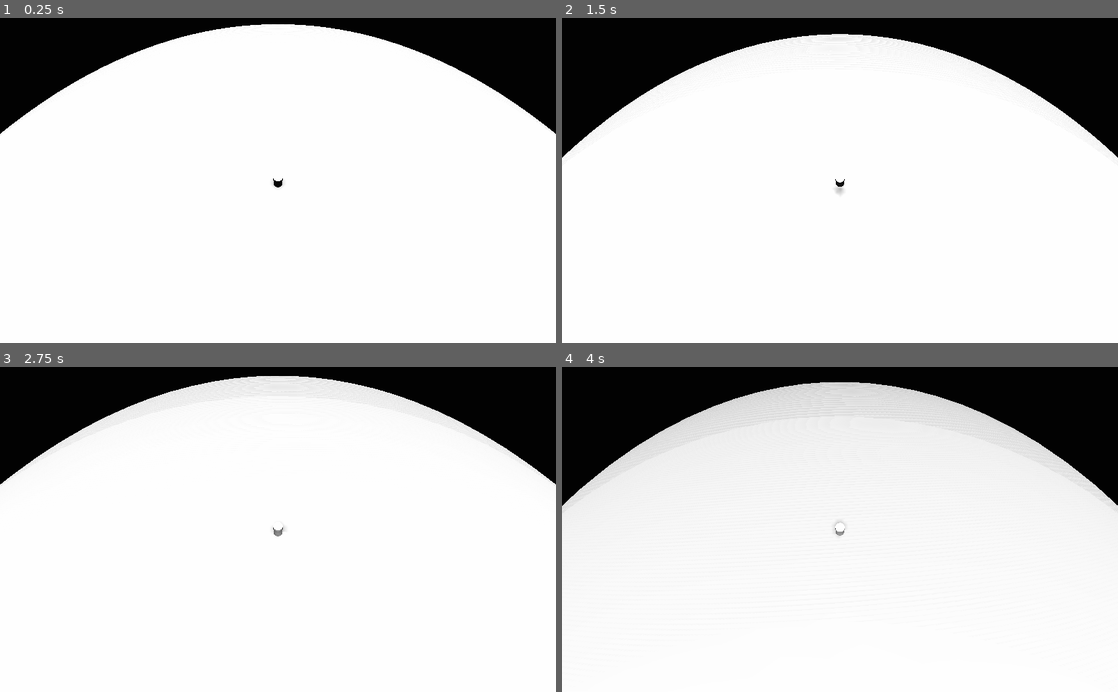
Above: before the commit, frames 1-4 (two rows, left to right).
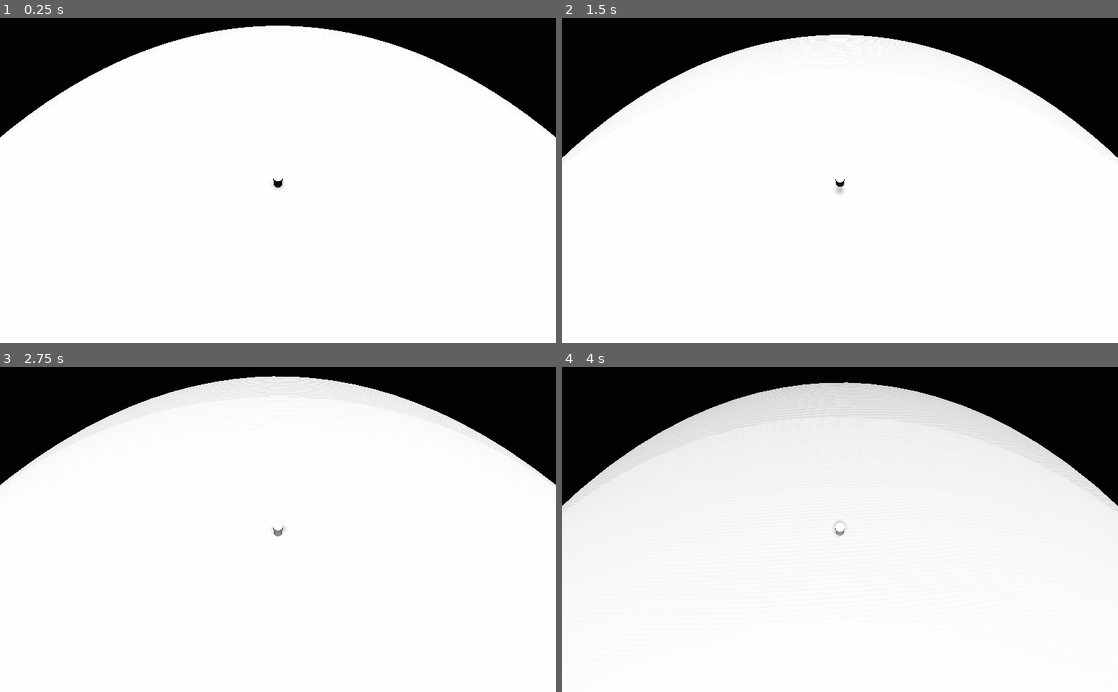
Above: after the commit, the same moments.

Repository: Ivorforce/Godot4-Custom-Gravity
Game: Godot game, scene res://scene/PlanetScene.tscn
Two runs of this game, one before a commit and one after it. Both use one fixed random seed, a clock stepped at 60 frames per second and the inputs below.
Inputs (mouse positions are in pixels of both pictures, inside the frame that each line leads up to):
- Up to frame 1 (0.25 s): no input
- Up to frame 2 (1.5 s): move the mouse to (867, 180) at 0.52 s; hold W (forward) from 0.53 s (still down); tap Space (jump) at 0.77 s; move the mouse to (812, 180) at 1.27 s
- Up to frame 3 (2.75 s): keep holding W (forward); tap Space (jump) at 1.52 s; move the mouse to (289, 523) at 2.02 s
- Up to frame 4 (4 s): keep holding W (forward); move the mouse to (834, 536) at 2.77 s; tap Space (jump) at 3.02, 3.77 s; move the mouse to (878, 532) at 3.52 s

The runs differ from the first frame. In frame 1, 0.6% of the frame differs, in the area x 0-100%, y 1-53%; in frame 2, 0.2%; in frame 3, 0.2%; in frame 4, 0.2%.

Commit message:
Detach camera anchor from gravity code.

Diff:
--- a/camera/CameraAnchor.gd
+++ b/camera/CameraAnchor.gd
@@ -1,18 +1,19 @@
+class_name CameraAnchor
 extends Spatial
 
-onready var _balance_point: BalancePoint = $"../BalancePoint"
+var target_down: Vector3 = Vector3.DOWN
+var target_origin: Vector3 = Vector3.ZERO
 
 func _ready () -> void:
 	set_as_toplevel(true)
 
 func _process (_delta: float) -> void:
-	var balance_down := _balance_point.down
 	var camera_down := -transform.basis.y
 
-	var ortho_vector = balance_down.cross(camera_down).normalized()
-	var angle = -balance_down.angle_to(camera_down)
+	var ortho_vector = target_down.cross(camera_down).normalized()
+	var angle = -target_down.angle_to(camera_down)
 
 	# Rotate the camera such that down is equal to the balance's down.
 	# This is the rotation of least effort, which also makes it the least confusing.
 	transform.basis = transform.basis.rotated(ortho_vector, angle)
-	transform.origin = _balance_point.global_transform.origin
+	transform.origin = target_origin
--- a/player/Player.gd
+++ b/player/Player.gd
@@ -12,7 +12,7 @@
 var _velocity := Vector3.ZERO
 
 onready var _balance_point: BalancePoint = $BalancePoint
-# onready var _model: Spatial $AstronautSkin
+onready var _camera_anchor: CameraAnchor = $CameraAnchor
 
 static func get_movement_intention(basis: Basis, up: Vector3, vertical: float, horizontal: float) -> Vector3:
 	if (abs(horizontal) + abs(vertical) < 0.01):
@@ -89,3 +89,6 @@
 		transform.basis.slerp(look_intention, current_torque_control * delta).orthonormalized(),
 		transform.origin
 	)
+
+	_camera_anchor.target_down = down
+	_camera_anchor.target_origin = _balance_point.global_transform.origin
--- a/project.godot
+++ b/project.godot
@@ -15,12 +15,18 @@
 "path": "res://gravity/BalancePoint.gd"
 }, {
 "base": "Spatial",
+"class": "CameraAnchor",
+"language": "GDScript",
+"path": "res://camera/CameraAnchor.gd"
+}, {
+"base": "Spatial",
 "class": "GravityWell",
 "language": "GDScript",
 "path": "res://gravity/GravityWell.gd"
 } ]
 _global_script_class_icons={
 "BalancePoint": "",
+"CameraAnchor": "",
 "GravityWell": ""
 }
 
--- a/scene/PlanetScene.tscn
+++ b/scene/PlanetScene.tscn
@@ -11,7 +11,7 @@
 [node name="Spatial" type="Spatial"]
 
 [node name="Player" parent="." instance=ExtResource( 1 )]
-transform = Transform( 0.999894, 0, 0, 0, 0.999894, 0, 0, 0, 0.999894, 0.000900745, 100.494, 0.068177 )
+transform = Transform( 0.999894, 0, 0, 0, 0.999894, 0, 0, 0, 0.999894, 0.000900745, 100.892, 0.068177 )
 
 [node name="Planet" type="StaticBody" parent="."]
 
